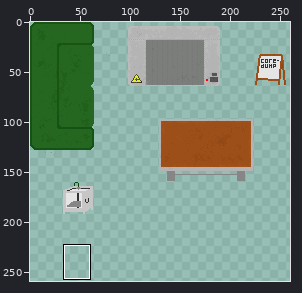
Sprite sheet -- assets/Coredump.png. Above: a wide view before the commit, with the close-up outlined.
Close-up. Before:
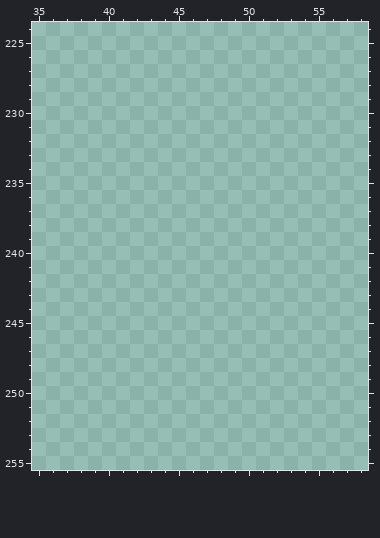
The file is 512x512 pixels. Pixels under 10% opacity are left out. Colours within 5 levels of each other are drawn and written as one. Shown: x 35..58, y 224..255. The wide view leaves out empty margins. The commit also changed other parts of the picture, which this record leaves out.
The result:
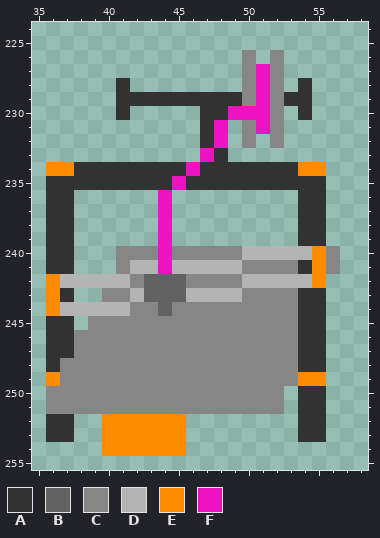
Palette (. is transparent): A #323232  B #626262  C #868686  D #b4b4b4  E #ff8c00  F #ec13c1
The exact change:
Changed rows in their new state; - is an unchanged pixel.
first column x 36:
226 --------------C-C----
227 --------------CFC----
228 -----A--------CFC-A--
229 -----AAAAAAAAACFCAA--
230 -----A-----AAFFFC-A--
231 -----------AF-CFC----
232 -----------AF-C-C----
233 -----------FA--------
234 EEAAAAAAAAFAAAAAAAEE-
235 AAAAAAAAAFAAAAAAAAAA-
236 AA------F---------AA-
237 AA------F---------AA-
238 AA------F---------AA-
239 AA------F---------AA-
240 AA---CCCFCCCCCDDDDDEC
241 AA---CDDFDDDDDCCCCAEC
242 EDDDDDCBBBCCCCDDDDDE-
243 EA--CCDBBBDDDDCCCCAA-
244 EDDDDDCCBCCCCCCCCCAA-
245 AA-CCCCCCCCCCCCCCCAA-
246 AACCCCCCCCCCCCCCCCAA-
247 AACCCCCCCCCCCCCCCCAA-
248 ACCCCCCCCCCCCCCCCCAA-
249 ECCCCCCCCCCCCCCCCCEE-
250 CCCCCCCCCCCCCCCCC-AA-
251 CCCCCCCCCCCCCCCCC-AA-
252 AA--EEEEEE--------AA-
253 AA--EEEEEE--------AA-
254 ----EEEEEE-----------
